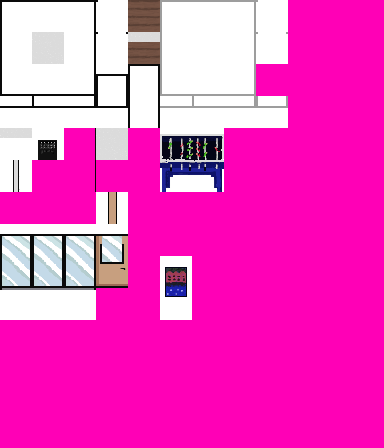
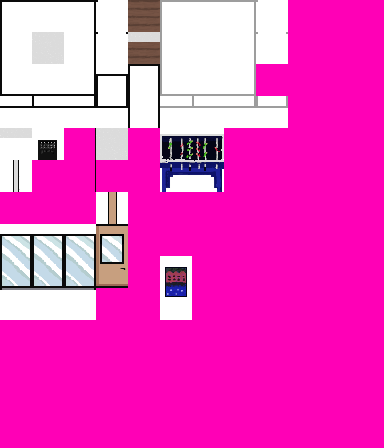
Revision of a layered w=384, h=448 image; what changed, layer by layer:
moved "pink" above "new layer #17" over <box>96,224,128,244</box>
added layer "new layer #18" above "new layer #12" over <box>96,224,128,244</box>
